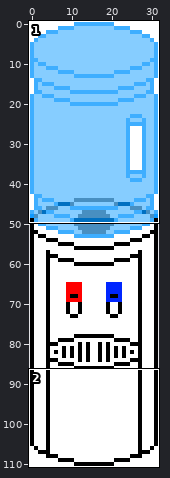
One commit to this sprite sheet: OfficeDungeonCrawler/ExternalAssets/Sprites/WaterCooler.png. The picture above shows the old version from afar; the outline marks the close-up.
Close-up. Old version:
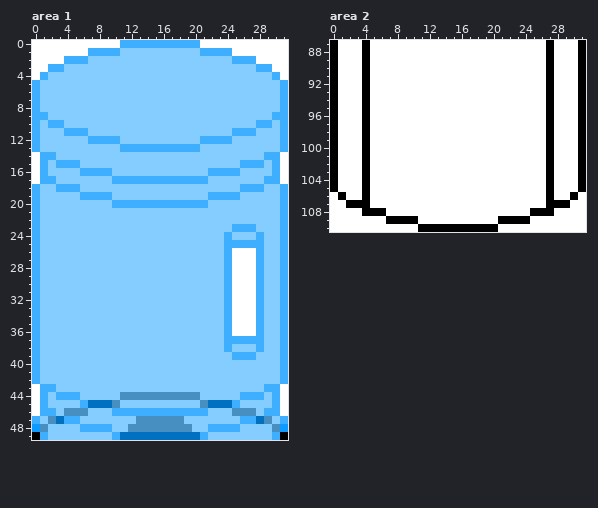
The file is 32x111 pixels. Shown: area 1: x 0..31, y 0..49; area 2: x 0..31, y 87..110.
New version:
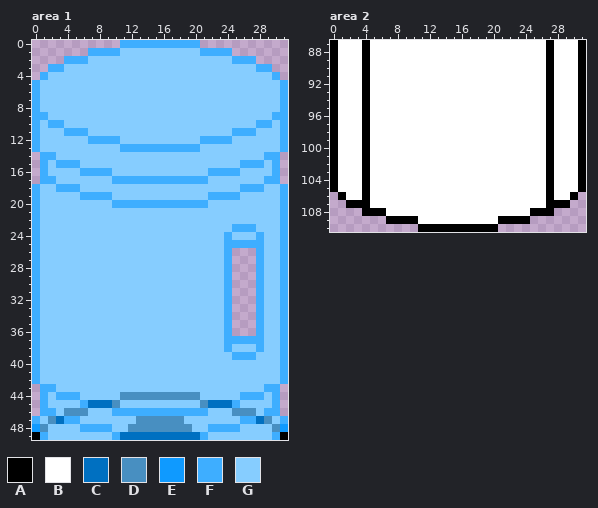
Palette (. is transparent): A #000000  B #ffffff  C #0070c1  D #488fc1  E #0f9aff  F #3eaeff  G #86cdff
What changed:
--- area 1
@@ x 0..31 @@
- 0 BBBBBBBBBBBFFFFFFFFFFBBBBBBBBBBB
- 1 BBBBBBBFFFFGGGGGGGGGGFFFFBBBBBBB
- 2 BBBBFFFGGGGGGGGGGGGGGGGGGFFFBBBB
- 3 BBFFGGGGGGGGGGGGGGGGGGGGGGGGFFBB
- 4 BFGGGGGGGGGGGGGGGGGGGGGGGGGGGGFB
+ 0 ...........FFFFFFFFFF...........
+ 1 .......FFFFGGGGGGGGGGFFFF.......
+ 2 ....FFFGGGGGGGGGGGGGGGGGGFFF....
+ 3 ..FFGGGGGGGGGGGGGGGGGGGGGGGGFF..
+ 4 .FGGGGGGGGGGGGGGGGGGGGGGGGGGGGF.
  5 FGGGGGGGGGGGGGGGGGGGGGGGGGGGGGGF
@@ x 0..31 @@
 13 FGGGGGGGGGGFFFFFFFFFFGGGGGGGGGGF
-14 BFFGGGGGGGGGGGGGGGGGGGGGGGGGGFFB
-15 BFGFFFGGGGGGGGGGGGGGGGGGGGFFFGFB
-16 BFGGGGFFFFGGGGGGGGGGGGFFFFGGGGFB
-17 BFFGGGGGGGFFFFFFFFFFFFGGGGGGGFFB
+14 .FFGGGGGGGGGGGGGGGGGGGGGGGGGGFF.
+15 .FGFFFGGGGGGGGGGGGGGGGGGGGFFFGF.
+16 .FGGGGFFFFGGGGGGGGGGGGFFFFGGGGF.
+17 .FFGGGGGGGFFFFFFFFFFFFGGGGGGGFF.
 18 FGGFFFGGGGGGGGGGGGGGGGGGGGFFFGGF
@@ x 23..29 @@
 25 GFFFFFG
-26 GFBBBFG
-27 GFBBBFG
-28 GFBBBFG
-29 GFBBBFG
-30 GFBBBFG
-31 GFBBBFG
-32 GFBBBFG
-33 GFBBBFG
-34 GFBBBFG
-35 GFBBBFG
-36 GFBBBFG
+26 GF...FG
+27 GF...FG
+28 GF...FG
+29 GF...FG
+30 GF...FG
+31 GF...FG
+32 GF...FG
+33 GF...FG
+34 GF...FG
+35 GF...FG
+36 GF...FG
 37 GFFFFFG
@@ x 0..31 @@
 42 FGGGGGGGGGGGGGGGGGGGGGGGGGGGGGGF
-43 BFFGGGGGGGGGGGGGGGGGGGGGGGGGGFFB
-44 BFGFFFGGGGGDDDDDDDDDDGGGGGFFFGFB
-45 BFGGGGFCCCDGGGGGGGGGGDCCCFGGGGFB
-46 BFFGDDDGGGFFFFFFFFFFFFGGGDDDGFFB
+43 .FFGGGGGGGGGGGGGGGGGGGGGGGGGGFF.
+44 .FGFFFGGGGGDDDDDDDDDDGGGGGFFFGF.
+45 .FGGGGFCCCDGGGGGGGGGGDCCCFGGGGF.
+46 .FFGDDDGGGFFFFFFFFFFFFGGGDDDGFF.
 47 FGDCFFGGGGGGGDDDDDDGGGGGGGFFCDGF
--- area 2
@@ x 0..31 @@
 105 ABBBABBBBBBBBBBBBBBBBBBBBBBABBBA
-106 BABBABBBBBBBBBBBBBBBBBBBBBBABBAB
-107 BBAAABBBBBBBBBBBBBBBBBBBBBBAAABB
-108 BBBBAAABBBBBBBBBBBBBBBBBBAAABBBB
-109 BBBBBBBAAAABBBBBBBBBBAAAABBBBBBB
-110 BBBBBBBBBBBAAAAAAAAAABBBBBBBBBBB
+106 .ABBABBBBBBBBBBBBBBBBBBBBBBABBA.
+107 ..AAABBBBBBBBBBBBBBBBBBBBBBAAA..
+108 ....AAABBBBBBBBBBBBBBBBBBAAA....
+109 .......AAAABBBBBBBBBBAAAA.......
+110 ...........AAAAAAAAAA...........
